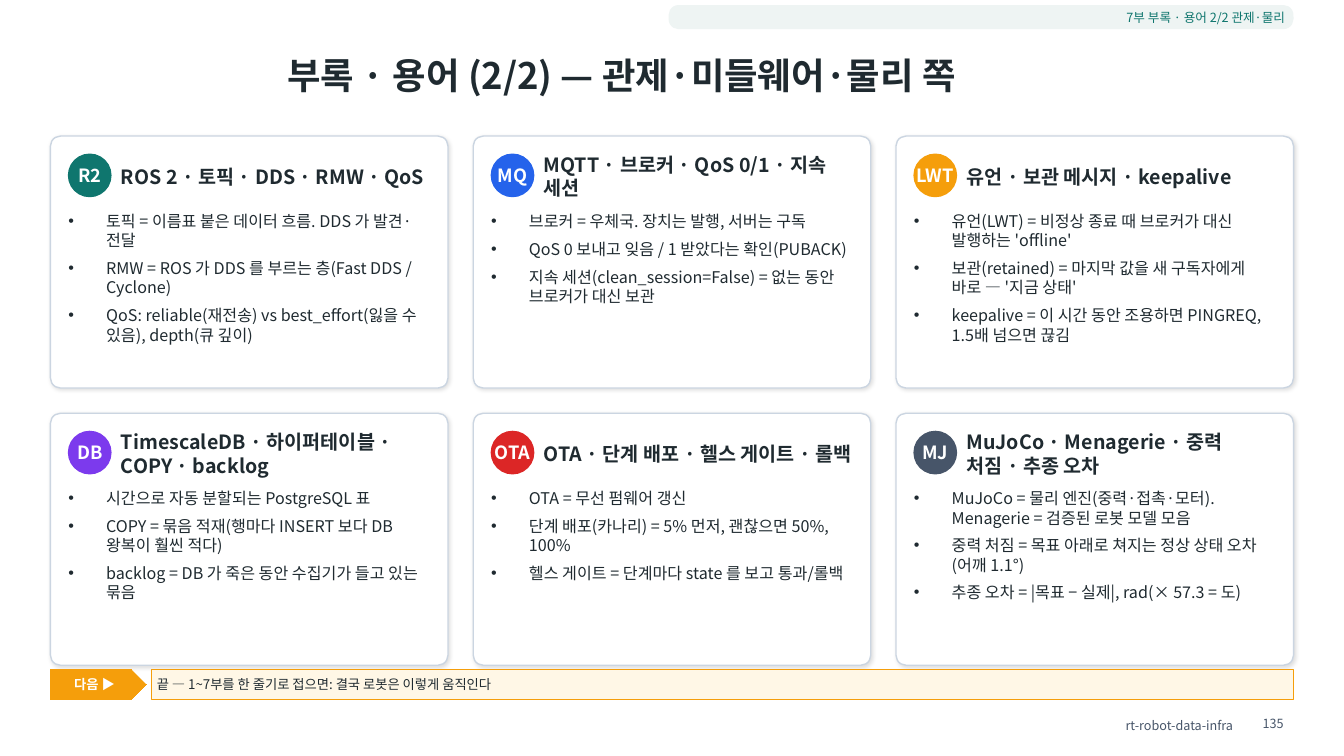
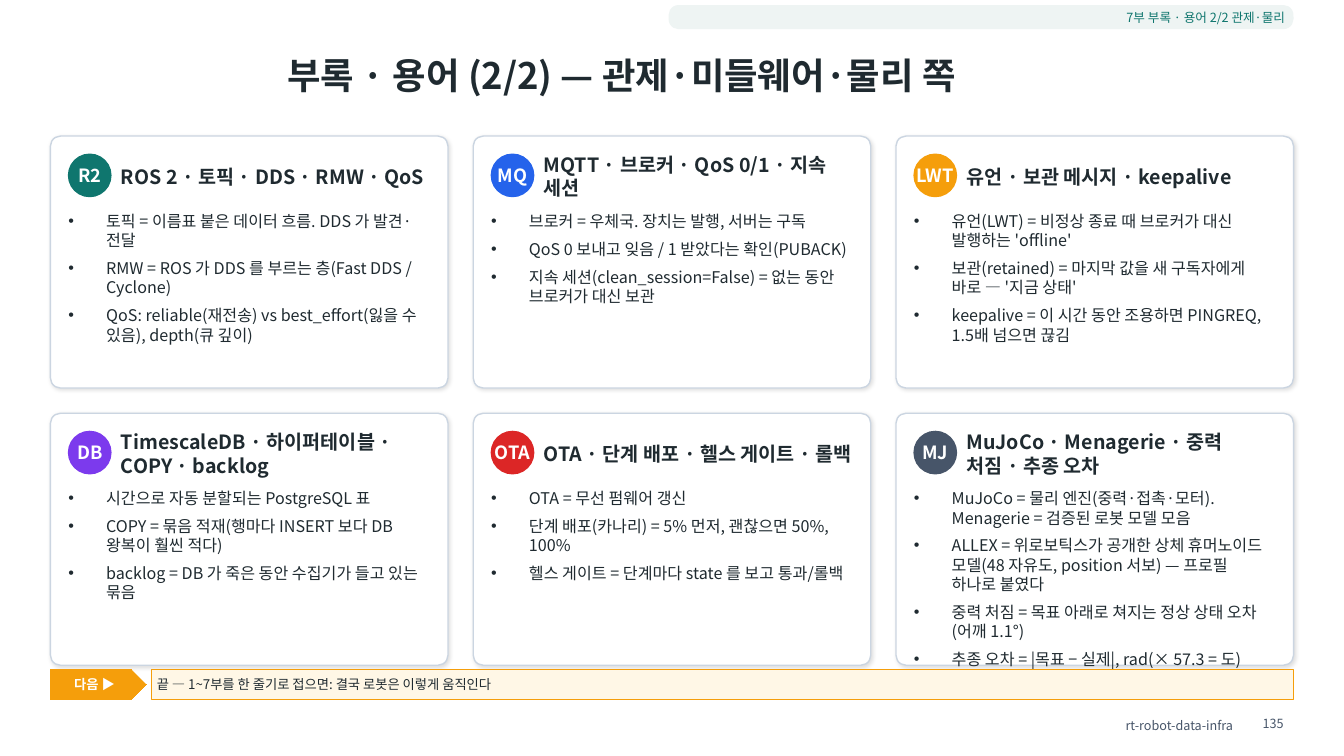
Before and after one commit to ohevance/rt-robot-data-infra, a slide deck: slide 135 of docs/deck/rt-robot-data-infra.pptx. Drawn at 1344x756 pixels with LibreOffice and Linux fonts; fonts in the diff are those of the drawing. Boxes give left, top, right and bottom in pixels: in the first picture for what was removed or moved away, otherwise in the second. Text is boxed around its words. In the diff, an @@ line names an element or a change of style, - is before the commit and + after.

```diff
--- a/docs/deck/rt-robot-data-infra.pptx
+++ b/docs/deck/rt-robot-data-infra.pptx
@@ text at (952, 537, 1262, 592): paragraph added @@
+• ALLEX = 위로보틱스가 공개한 상체 휴머노이드 모델(48 자유도, position 서보) — 프로필 하나로 붙였다
```
Also in this commit, not shown: 10 other slides changed, 1 slide added, 43 other files.
